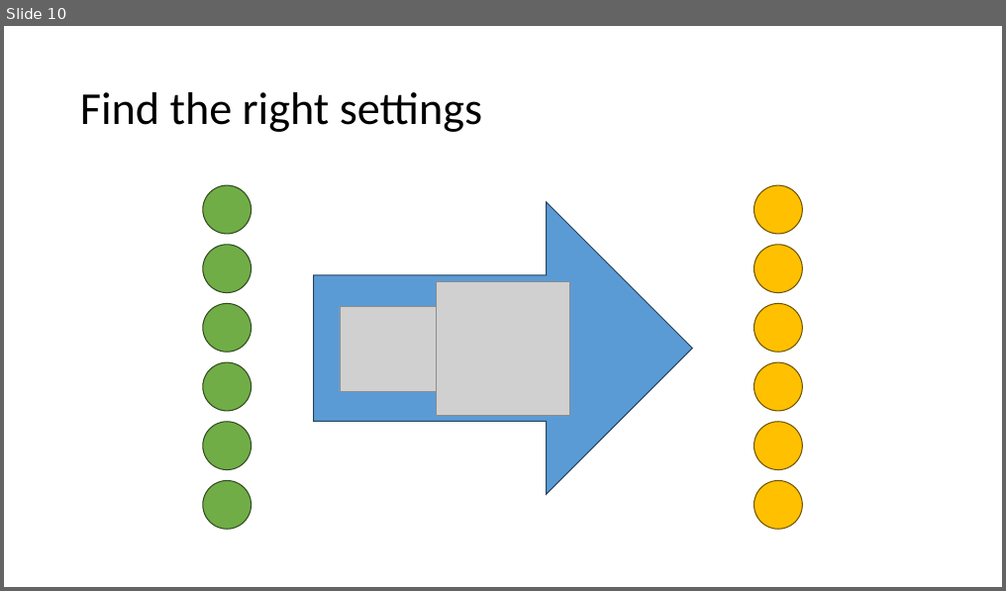
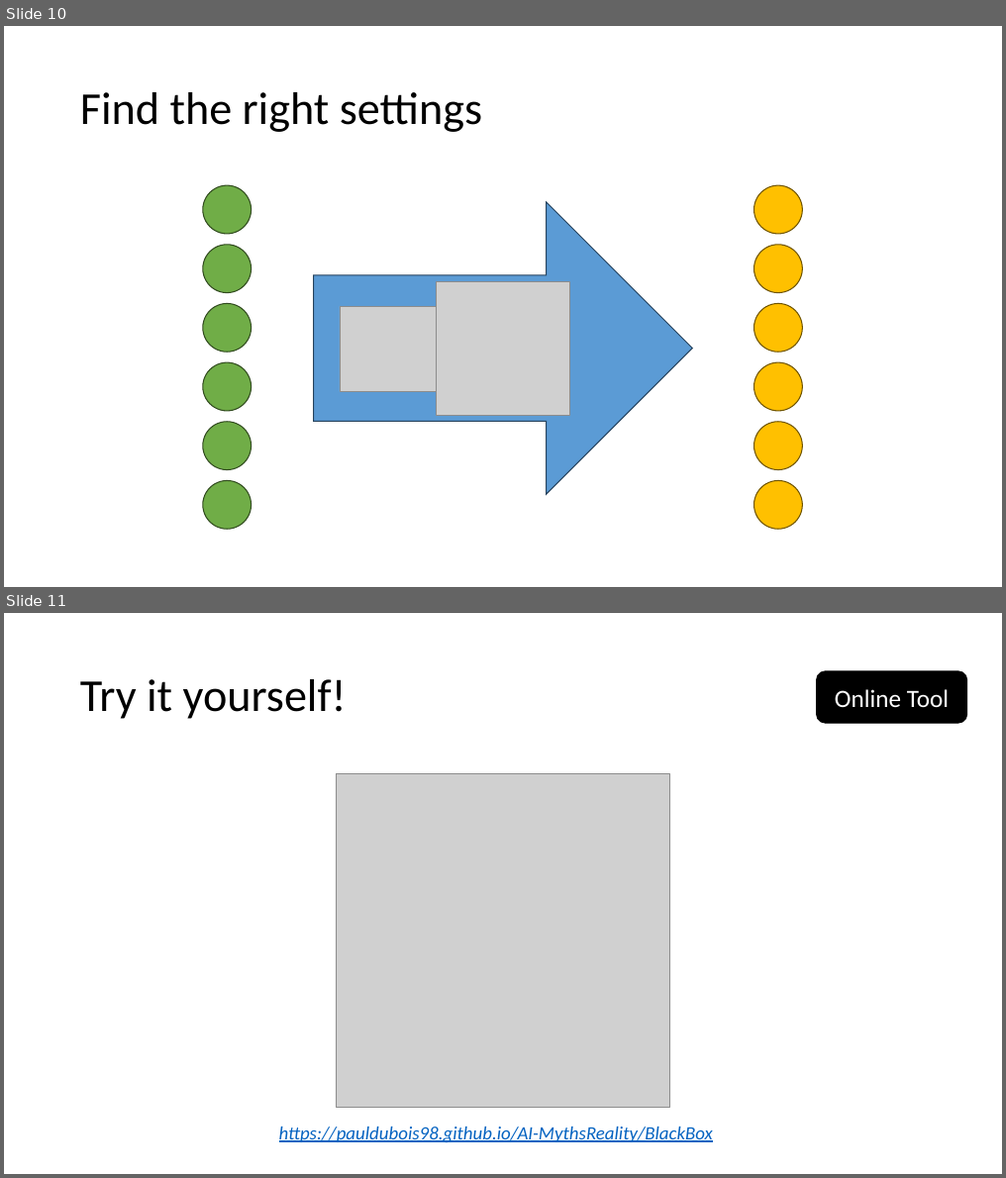
Before and after one commit to PRF-Development/DataAnalysisExtras, a slide deck: WhatIsArtificialIntelligence.pptx. Shown one above the other, each under a label of ours: slide 10 before the commit, slides 10 and 11 after it. The pictures are 1006x591 and 1006x1178 pixels, drawn with LibreOffice and Linux fonts; fonts in the diff are those of the drawing; grey boxes stand for pictures. Boxes give left, top, right and bottom in pixels: in the first picture for what was removed or moved away, otherwise in the second. Text is boxed around its words. In the diff, an @@ line names an element or a change of style, - is before the commit and + after.

Commit message:
TIY 1

```diff
--- a/WhatIsArtificialIntelligence.pptx
+++ b/WhatIsArtificialIntelligence.pptx
@@ slide 11 added at [4, 613, 1002, 1174], background #FFFFFF @@
@@ rounded rectangle added at [817, 671, 967, 723], fill #000000, outline #000000 1 pt, 24 pt, text #FFFFFF @@
+Online Tool
@@ title added at [80, 679, 347, 719], 44 pt, text #000000 @@
+Try it yourself!
@@ picture added at [337, 774, 669, 1107] @@
@@ text added at [279, 1127, 713, 1144], 18 pt, text #0563C1, italic, underline @@
+https://pauldubois98.github.io/AI-MythsReality/BlackBox
```
